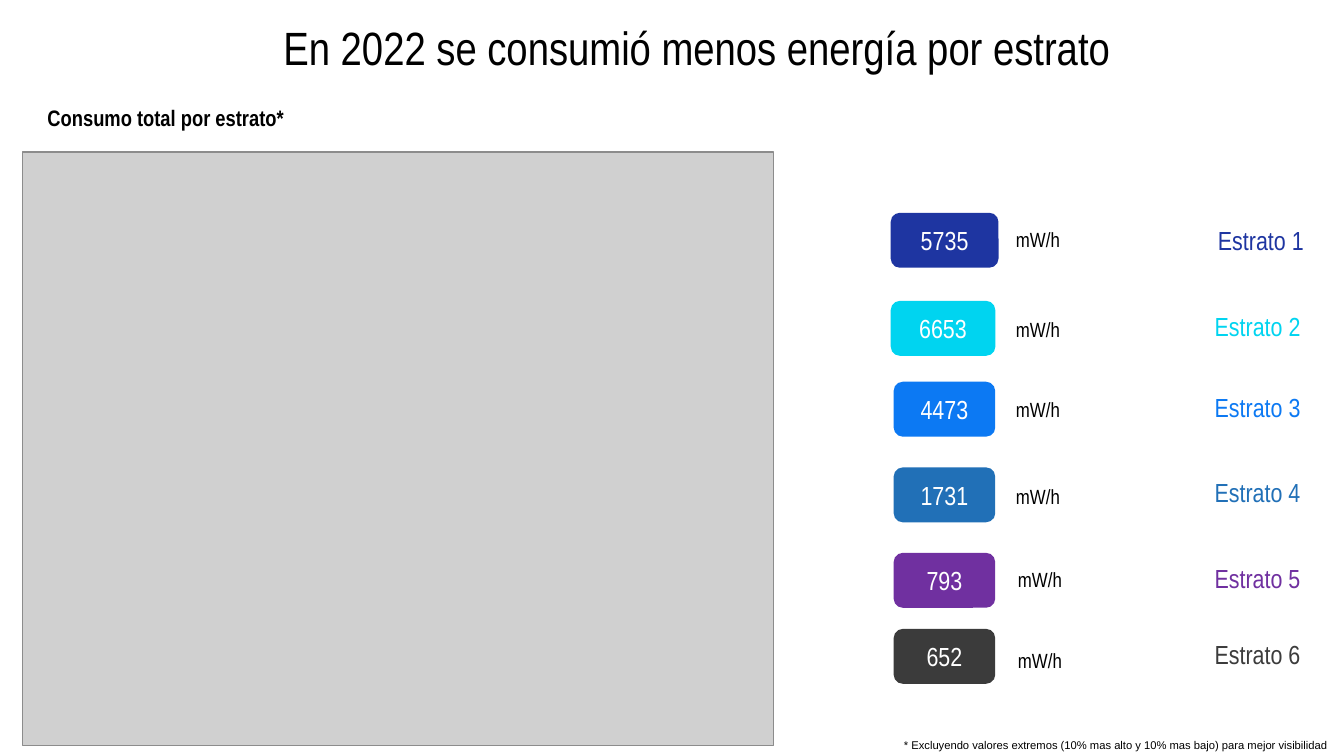
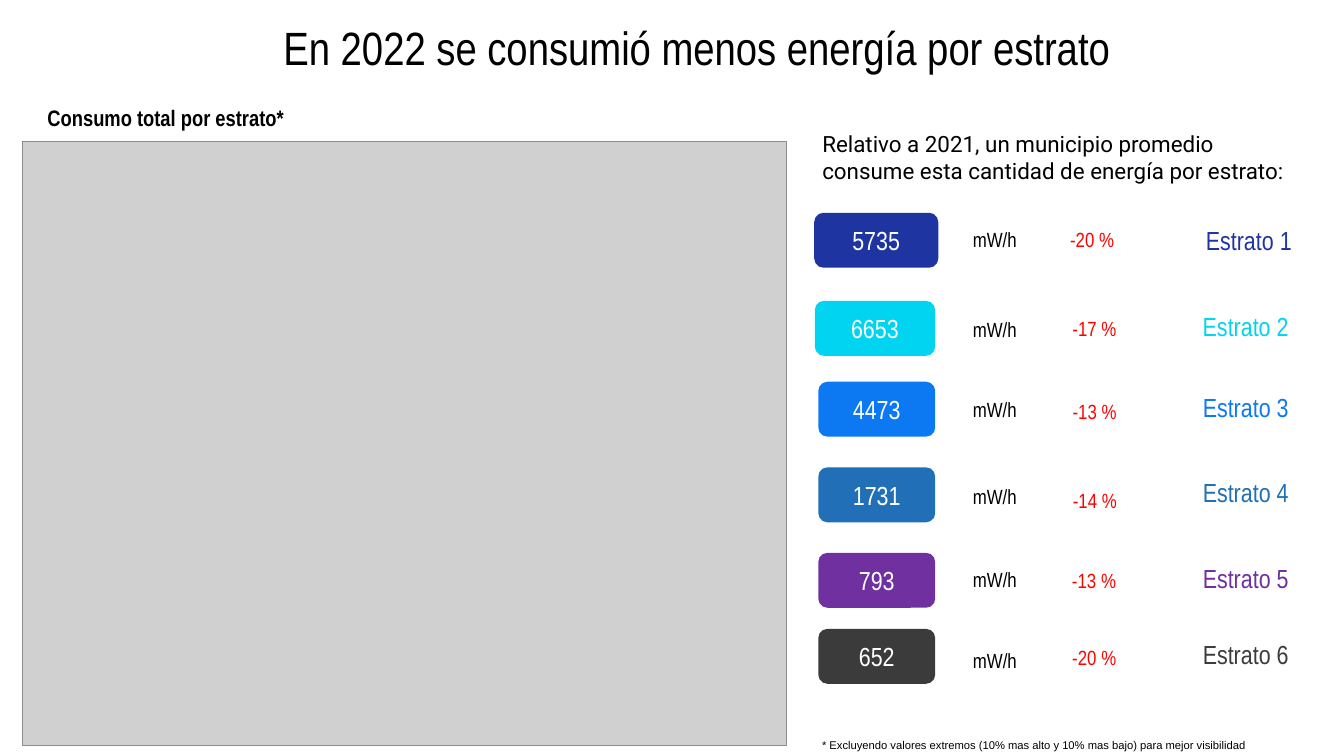
Before and after one commit to jtabordaj/research_eslatina, a slide deck: slide 16 of reporte_estadistico/presentacion/presentation.pptx. Drawn at 1344x756 pixels with LibreOffice and Linux fonts; fonts in the diff are those of the drawing; grey boxes stand for pictures. Boxes give left, top, right and bottom in pixels: in the first picture for what was removed or moved away, otherwise in the second. Text is boxed around its words. In the diff, an @@ line names an element or a change of style, - is before the commit and + after.

```diff
--- a/reporte_estadistico/presentacion/presentation.pptx
+++ b/reporte_estadistico/presentacion/presentation.pptx
@@ picture: place and size @@
-picture at [23,152,774,746]
+picture at [23,141,786,745]
@@ text added at [822,135,1283,184], 12 pt, text #000000 @@
+Relativo a 2021, un municipio promedio
+consume esta cantidad de energía por estrato:
@@ rounded rectangle "5735": place and size @@
-rounded rectangle "5735" at [891,212,999,267]
+rounded rectangle "5735" at [814,212,938,267]
@@ text "Estrato 1": place and size @@
-text "Estrato 1" at [1218,232,1304,251]
+text "Estrato 1" at [1206,232,1292,251]
@@ text "mW/h": place and size @@
-text "mW/h" at [1016,232,1060,248]
+text "mW/h" at [973,232,1017,248]
@@ text added at [1070,232,1094,248], 11 pt, text #FF0000 @@
+-20 %
@@ rounded rectangle "6653": place and size @@
-rounded rectangle "6653" at [891,301,996,356]
+rounded rectangle "6653" at [814,301,935,356]
@@ text "Estrato 2": place and size @@
-text "Estrato 2" at [1215,317,1301,337]
+text "Estrato 2" at [1203,317,1289,337]
@@ text "mW/h": place and size @@
-text "mW/h" at [1016,322,1060,338]
+text "mW/h" at [973,322,1017,338]
@@ text added at [1072,322,1096,336], 11 pt, text #FF0000 @@
+-17 %
@@ rounded rectangle "4473": place and size @@
-rounded rectangle "4473" at [894,382,996,437]
+rounded rectangle "4473" at [818,382,935,437]
@@ text "Estrato 3": place and size @@
-text "Estrato 3" at [1215,398,1301,418]
+text "Estrato 3" at [1203,398,1289,418]
@@ text "mW/h": place and size @@
-text "mW/h" at [1016,402,1060,418]
+text "mW/h" at [973,402,1017,418]
@@ text added at [1073,404,1097,420], 11 pt, text #FF0000 @@
+-13 %
@@ rounded rectangle "1731": place and size @@
-rounded rectangle "1731" at [894,468,996,523]
+rounded rectangle "1731" at [818,468,935,523]
@@ text "Estrato 4": place and size @@
-text "Estrato 4" at [1215,484,1300,503]
+text "Estrato 4" at [1203,484,1289,503]
@@ text "mW/h": place and size @@
-text "mW/h" at [1016,489,1060,505]
+text "mW/h" at [973,489,1017,505]
@@ text added at [1073,494,1097,508], 11 pt, text #FF0000 @@
+-14 %
@@ rounded rectangle "793": place and size @@
-rounded rectangle "793" at [894,552,996,607]
+rounded rectangle "793" at [818,552,935,607]
@@ text "Estrato 5": place and size @@
-text "Estrato 5" at [1215,570,1300,589]
+text "Estrato 5" at [1203,570,1289,589]
@@ text "mW/h": place and size @@
-text "mW/h" at [1018,572,1062,588]
+text "mW/h" at [973,572,1017,588]
@@ text added at [1072,573,1096,589], 11 pt, text #FF0000 @@
+-13 %
@@ rounded rectangle "652": place and size @@
-rounded rectangle "652" at [894,629,996,684]
+rounded rectangle "652" at [818,629,935,684]
@@ text "Estrato 6": place and size @@
-text "Estrato 6" at [1215,645,1300,665]
+text "Estrato 6" at [1203,646,1289,665]
@@ text "mW/h": place and size @@
-text "mW/h" at [1018,653,1062,669]
+text "mW/h" at [973,653,1017,669]
@@ text added at [1072,650,1096,666], 11 pt, text #FF0000 @@
+-20 %
@@ text "* Excluyendo valores extremos (10% ...": place and size @@
-text "* Excluyendo valores extremos (10% ..." at [911,741,1328,752]
+text "* Excluyendo valores extremos (10% ..." at [829,741,1246,752]
```
Also in this commit, not shown: 1 slide added, 5 other files.
